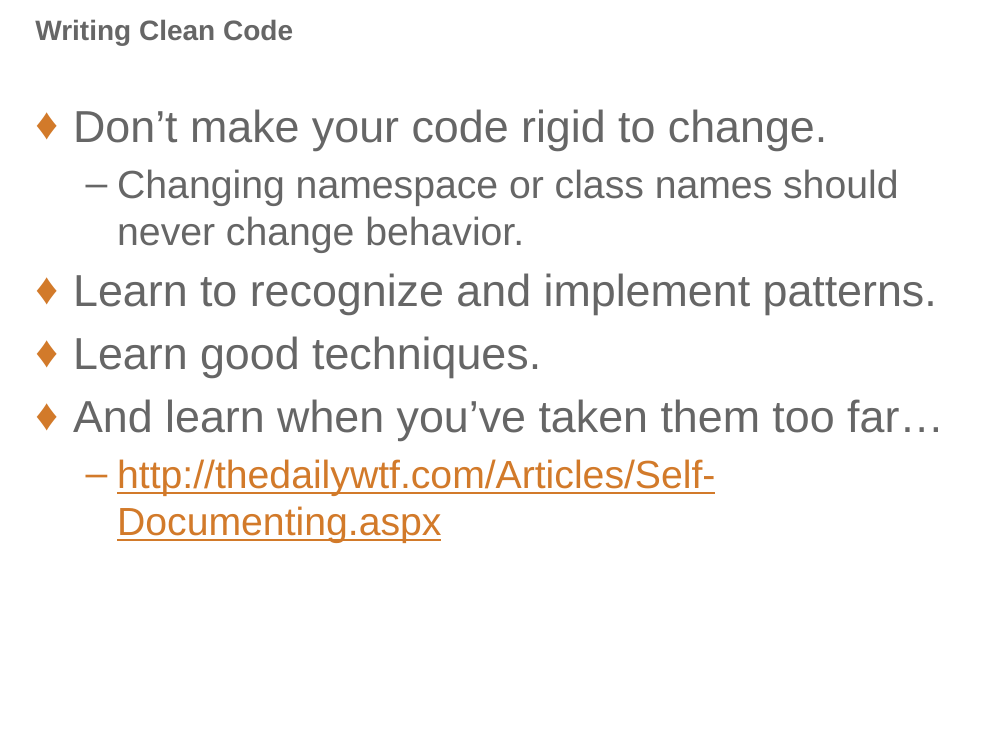
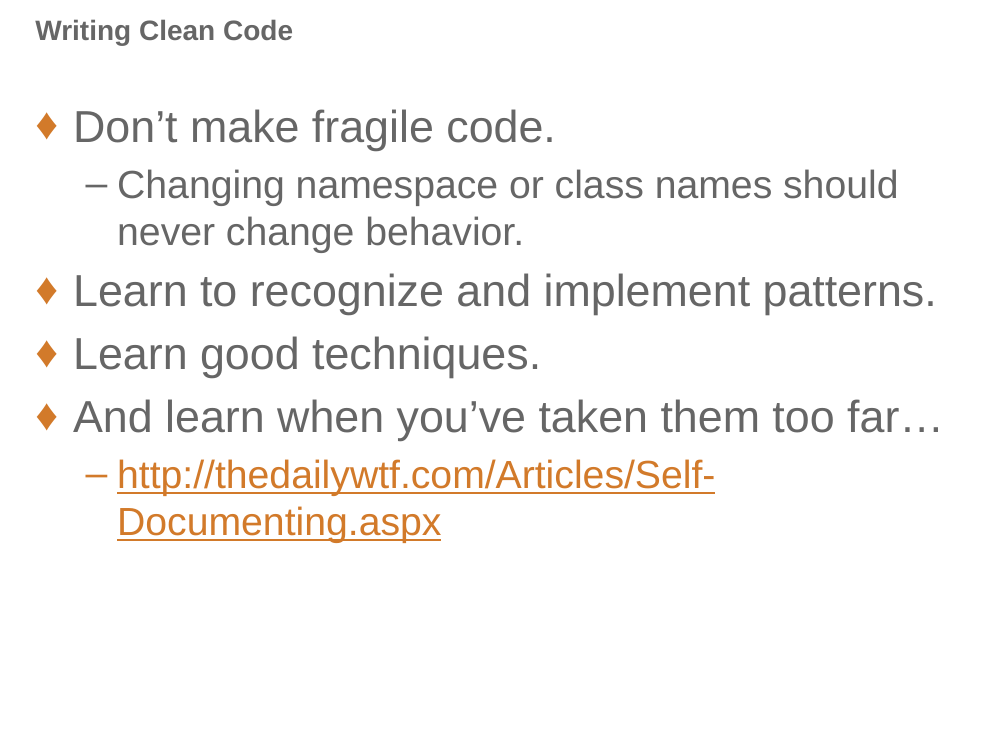
Before and after one commit to PatrickDelancy/RefactoringWorkshop, a slide deck: slide 18 of Refactoring Workshop.pptx. Drawn at 1008x756 pixels with LibreOffice and Linux fonts; fonts in the diff are those of the drawing; background and template pictures are left out. Boxes give left, top, right and bottom in pixels: in the first picture for what was removed or moved away, otherwise in the second. Text is boxed around its words. In the diff, an @@ line names an element or a change of style, - is before the commit and + after.

```diff
--- a/Refactoring Workshop.pptx
+++ b/Refactoring Workshop.pptx
@@ text at (73,109,556,151): text changed @@
-♦ Don’t make your code rigid to change.
+♦ Don’t make fragile code.
```
Also in this commit, not shown: 4 other slides changed, 1 other file.
